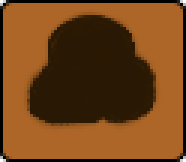
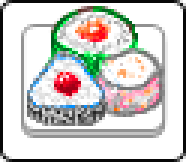
Layers edited between the first and the second (186, 162) image:
hid group "grillet-meat-empty" (2 layers) over (0, 0, 186, 162)
renamed "Цветовой тон/Насыщенность 1 (копия)" to "Слой 4 (копия)", painted on it over (15, 0, 174, 132)
painted on "Слой 4" over (24, 0, 168, 132)
added layer "Слой 5" in group "grillet-meat-" over (51, 33, 138, 117)
